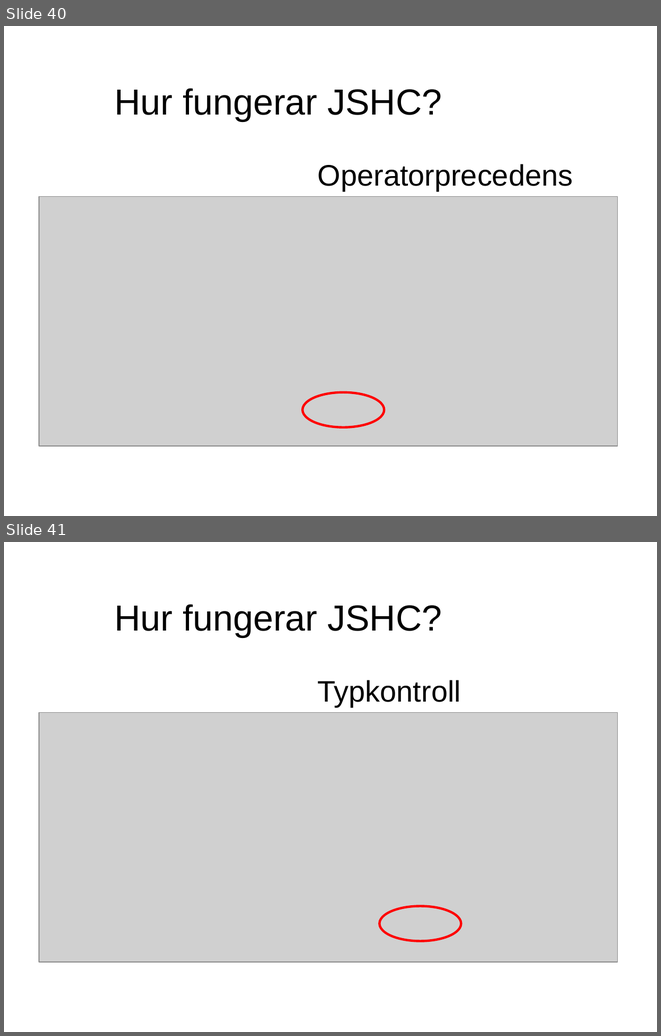
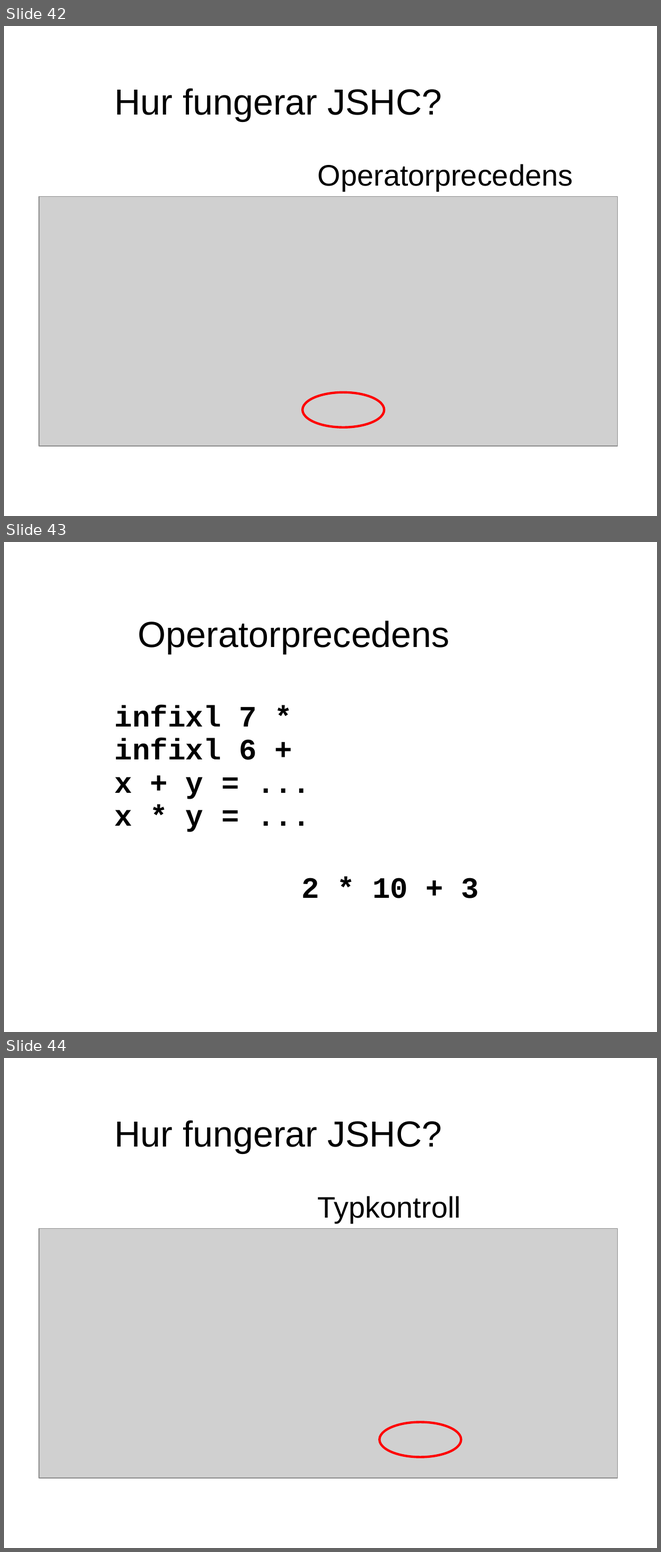
Before and after one commit to evilcandybag/JSHC, a slide deck: report/presentation.ppt. Shown one above the other, each under a label of ours: slides 40 and 41 before the commit, slides 42, 43 and 44 after it. The pictures are 661x1036 and 661x1552 pixels, drawn with LibreOffice and Linux fonts; fonts in the diff are those of the drawing; grey boxes stand for pictures. Boxes give left, top, right and bottom in pixels: in the first picture for what was removed or moved away, otherwise in the second. Text is boxed around its words. In the diff, an @@ line names an element or a change of style, - is before the commit and + after.

```diff
--- a/report/presentation.ppt
+++ b/report/presentation.ppt
@@ slide 43 added at box(4, 542, 657, 1032), background #FFFFFF @@
@@ text added at box(138, 620, 450, 654), 44 pt, text #000000 @@
+Operatorprecedens
@@ text added at box(115, 705, 257, 832), 36 pt, text #000000, bold @@
+infixl 7 *
+infixl 6 +
+x + y = ...
+x * y = ...
@@ text added at box(301, 877, 479, 898), 36 pt, text #000000, bold @@
+2 * 10 + 3
@@ what was slide 40 is now slide 42 @@
@@ what was slide 41 is now slide 44 @@
```
Also in this commit, not shown: 13 slides changed, 8 other slides added, 1 slide removed, 2 other files.
